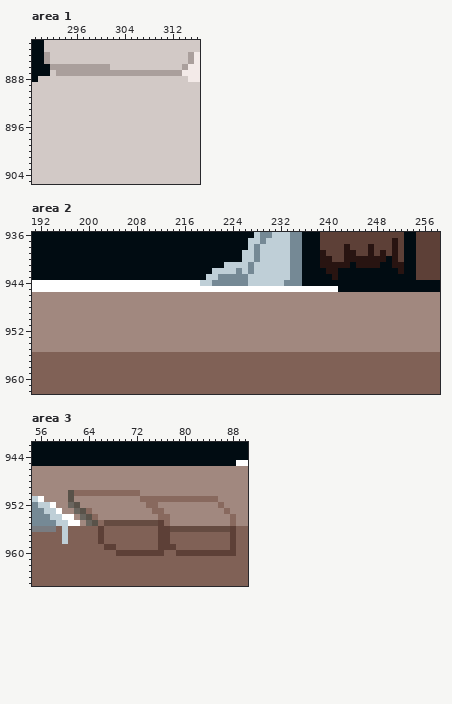
Pixel-art file -- aseprite/concept/house.aseprite. The first picture shows the starting point.
1024x1024 pixels, 1 frame. Colours within 5 levels of each other are drawn and written as one. Shown: area 1: x 289..316, y 882..905; area 2: x 191..258, y 936..962; area 3: x 55..90, y 942..965.
The result:
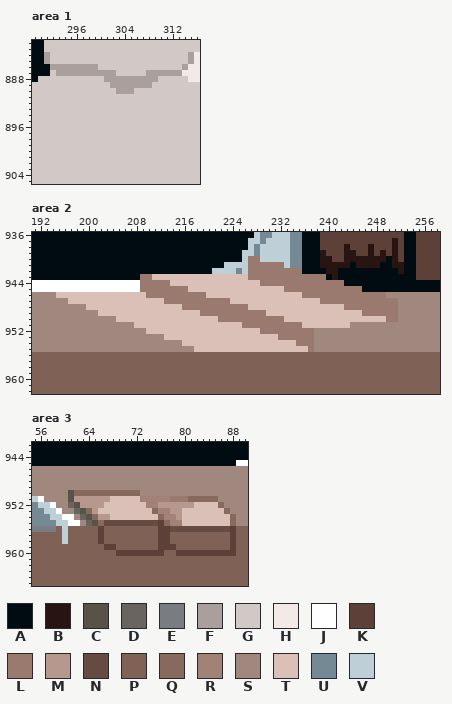
Palette (. is transparent): A #010c12  B #281411  C #595249  D #69655e  E #797c81  F #aa9f9c  G #d2c9c6  H #f3eae8  J #ffffff  K #5d4037  L #9a796e  M #b6988e  N #654b41  P #806156  Q #88695e  R #a28277  S #a1887f  T #dbc0b7  U #758995  V #bfcfd7
Edits made:
layer "stair" added
Area 1, layer "Layer 2":
y 886: x 300..301 FF -> GG
y 887: x 303..307 FFFFF -> GGGGG
y 888: x 301..309 GGGGGGGGG -> FFFFFFFFF
y 889: x 302..308 GGGGGGG -> FFFFFFF
y 890: x 303..305 GGG -> FFF
Area 2, layer "stair":
y 940: x 227..228 VU -> LL
y 941: x 227..232 UVVVVV -> LLLLLL
y 942: x 227..235 UVVVVVVUU -> LLLLLLLLL
y 943: x 209..239 AAAAAAAAAAAVVUUUUUVVVVVVVUUAAAA -> LLTTTTTTTTTTTTTTTTLLLLLLLLLLLLL
y 944: x 209..242 JJJJJJJJJJVVUUUUUUVVVVVVUUUAAAAAAA -> LLLLLTTTTTTTTTTTTTTTLLLLLLLLLLLLLL
y 945: x 209..245 JJJJJJJJJJJJJJJJJJJJJJJJJJJJJJJJJAAAA -> LLLLLLLLTTTTTTTTTTTTTTTTLLLLLLLLLLLLL
y 946: x 195..249 SSSSSSSSSSSSSSSSSSSSSSSSSSSSSSSSSSSSSSSSSSSSSSSSSSSSSSS -> TTTTTTTTTTTTTTTLLLLLLLLLLTTTTTTTTTTTTTTTTLLLLLLLLLLLLLL
y 947: x 197..251 SSSSSSSSSSSSSSSSSSSSSSSSSSSSSSSSSSSSSSSSSSSSSSSSSSSSSSS -> TTTTTTTTTTTTTTTTLLLLLLLLLLLTTTTTTTTTTTTTTTLLLLLLLLLLLLL
y 948: x 200..251 SSSSSSSSSSSSSSSSSSSSSSSSSSSSSSSSSSSSSSSSSSSSSSSSSSSS -> TTTTTTTTTTTTTTTTLLLLLLLLLLLTTTTTTTTTTTTTTTTLLLLLLLLL
y 949: x 202..251 SSSSSSSSSSSSSSSSSSSSSSSSSSSSSSSSSSSSSSSSSSSSSSSSSS -> TTTTTTTTTTTTTTTTTLLLLLLLLLLLTTTTTTTTTTTTTTTTLLLLLL
y 950: x 205..251 SSSSSSSSSSSSSSSSSSSSSSSSSSSSSSSSSSSSSSSSSSSSSSS -> TTTTTTTTTTTTTTTTTLLLLLLLLLLLTTTTTTTTTTTTTTTTTLL
y 951: x 208..243 SSSSSSSSSSSSSSSSSSSSSSSSSSSSSSSSSSSS -> TTTTTTTTTTTTTTTTTTLLLLLLLLLLTTTTTTTT
y 952: x 210..237 SSSSSSSSSSSSSSSSSSSSSSSSSSSS -> TTTTTTTTTTTTTTTTTTTLLLLLLLLL
y 953: x 213..237 SSSSSSSSSSSSSSSSSSSSSSSSS -> TTTTTTTTTTTTTTTTTTTLLLLLL
y 954: x 216..237 SSSSSSSSSSSSSSSSSSSSSS -> TTTTTTTTTTTTTTTTTTTLLL
y 955: x 218..237 SSSSSSSSSSSSSSSSSSSS -> TTTTTTTTTTTTTTTTTTTL
Area 3, layer "Layer 2":
y 951: x 62..80 SSSSSSSSSSSQQQQQQQQ -> MMMMMMTTTTTRRRRRLLL
y 952: x 63..85 SSSSSSSSSSSQQSSSSSSSSSS -> MMMMTTTTTTTRRMMMMMMTTTT
y 953: x 65..74 SSSSSSSSSS -> MTTTTTTTTT; x 76..86 QSSSSSSSSSS -> RRMMTTTTTTT
y 954: x 66..75 SSSSSSSSSS -> MMTTTTTTTT; x 77..87 QSSSSSSSSSS -> RRMTTTTTTTT
y 955: x 78..87 SSSSSSSSSS -> RRTTTTTTTT
